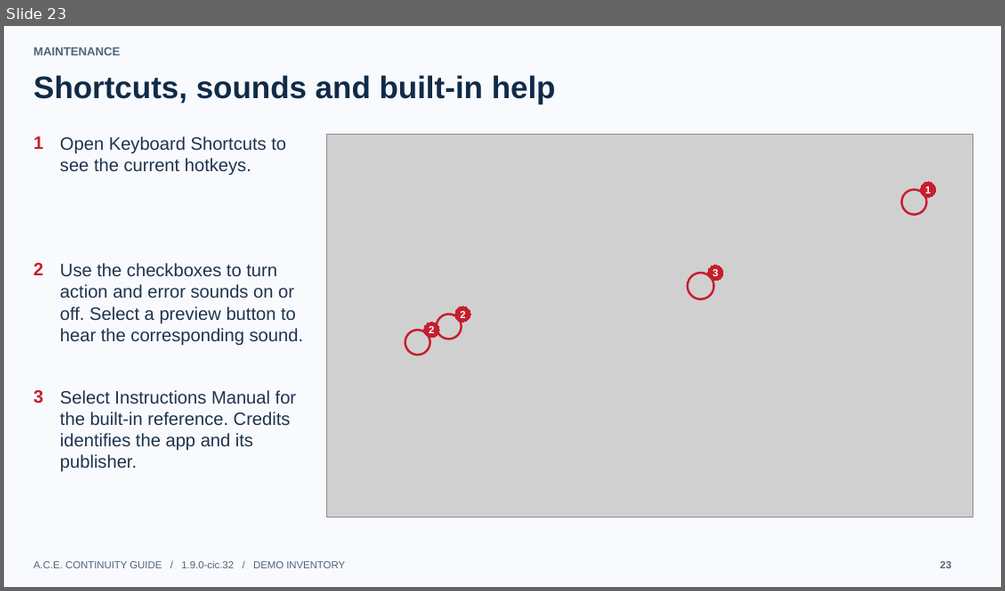
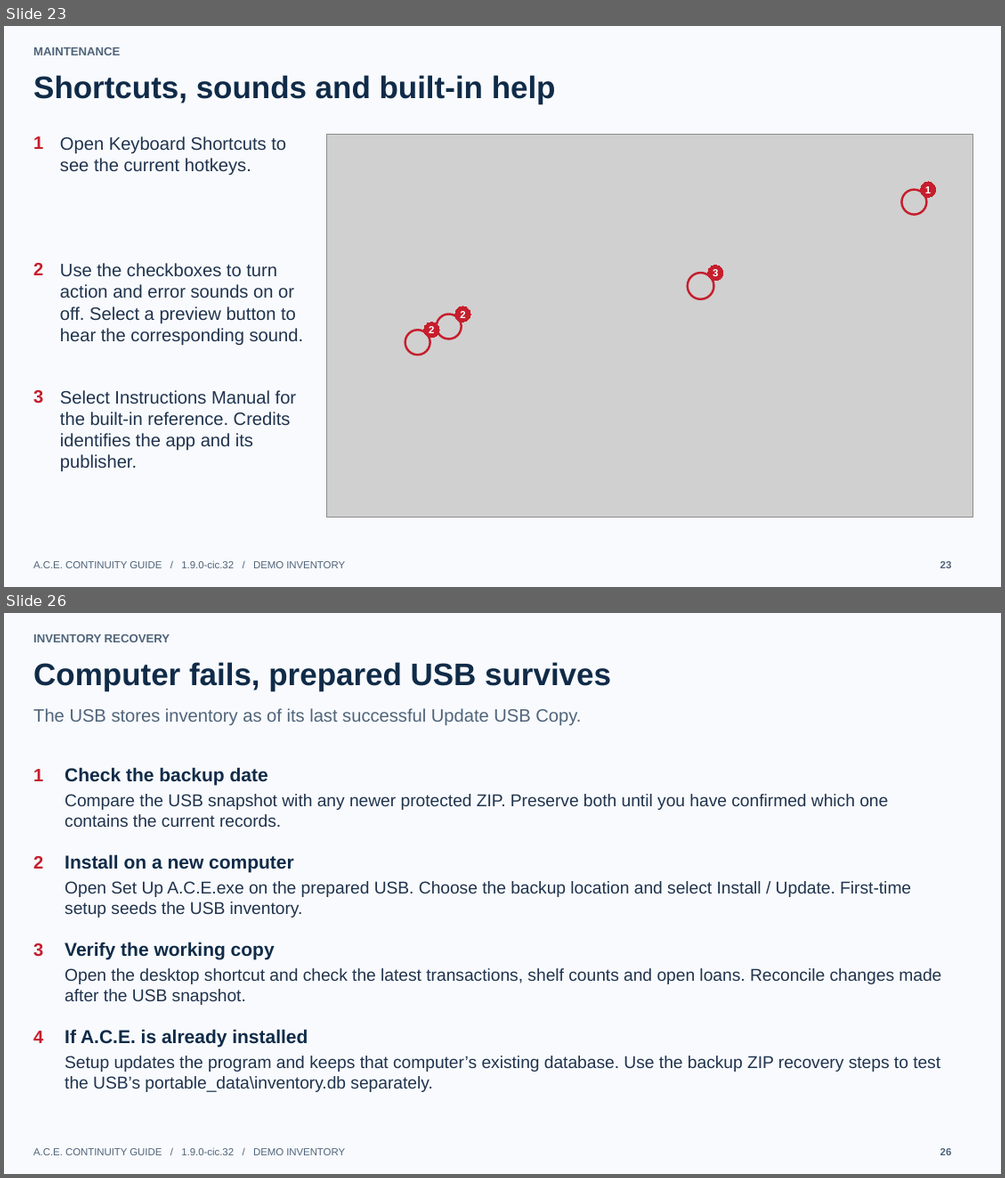
Before and after one commit to PixelatedClub/A.C.E.-Inv, a slide deck: docs/ACE_Continuity_Guide.pptx. Shown one above the other, each under a label of ours: slide 23 before the commit, slides 23 and 26 after it; the slides between them are not shown. The pictures are 1005x591 and 1005x1178 pixels, drawn with LibreOffice and Linux fonts; fonts in the diff are those of the drawing; grey boxes stand for pictures. Boxes give left, top, right and bottom in pixels: in the first picture for what was removed or moved away, otherwise in the second. Text is boxed around its words. In the diff, an @@ line names an element or a change of style, - is before the commit and + after.

Commit message:
Document inventory recovery and restoration

```diff
--- a/docs/ACE_Continuity_Guide.pptx
+++ b/docs/ACE_Continuity_Guide.pptx
@@ slide 26 added at [4,613,1001,1174], background #F8FAFD @@
@@ text added at [33,634,170,642], 11.2 pt, text #50647A, bold @@
+INVENTORY RECOVERY
@@ text added at [33,662,611,691], 30 pt, text #102B48, bold @@
+Computer fails, prepared USB survives
@@ text added at [33,708,581,725], 17.2 pt, text #50647A @@
+The USB stores inventory as of its last successful Update USB Copy.
@@ text added at [33,769,43,781], 17.2 pt, text #C61E2D, bold @@
+1
@@ text added at [65,767,268,786], 18 pt, text #102B48, bold @@
+Check the backup date
@@ text added at [65,794,888,827], 16.5 pt, text #20334D @@
+Compare the USB snapshot with any newer protected ZIP. Preserve both until you have confirmed which one contains the current records.
@@ text added at [33,856,43,868], 17.2 pt, text #C61E2D, bold @@
+2
@@ text added at [65,854,294,873], 18 pt, text #102B48, bold @@
+Install on a new computer
@@ text added at [65,881,911,917], 16.5 pt, text #20334D @@
+Open Set Up A.C.E.exe on the prepared USB. Choose the backup location and select Install / Update. First-time setup seeds the USB inventory.
@@ text added at [33,943,43,957], 17.2 pt, text #C61E2D, bold @@
+3
@@ text added at [65,941,275,960], 18 pt, text #102B48, bold @@
+Verify the working copy
@@ text added at [65,968,941,1005], 16.5 pt, text #20334D @@
+Open the desktop shortcut and check the latest transactions, shelf counts and open loans. Reconcile changes made after the USB snapshot.
@@ text added at [33,1030,43,1043], 17.2 pt, text #C61E2D, bold @@
+4
@@ text added at [65,1029,307,1047], 18 pt, text #102B48, bold @@
+If A.C.E. is already installed
@@ text added at [65,1055,940,1092], 16.5 pt, text #20334D @@
+Setup updates the program and keeps that computer’s existing database. Use the backup ZIP recovery steps to test the USB’s portable_data\inventory.db separately.
@@ text added at [33,1148,345,1155], 9.8 pt, text #50647A @@
+A.C.E. CONTINUITY GUIDE / 1.9.0-cic.32 / DEMO INVENTORY
@@ text added at [940,1148,952,1155], 9.8 pt, text #50647A, bold @@
+26
```
Also in this commit, not shown: 4 other slides added, 1 other file.
